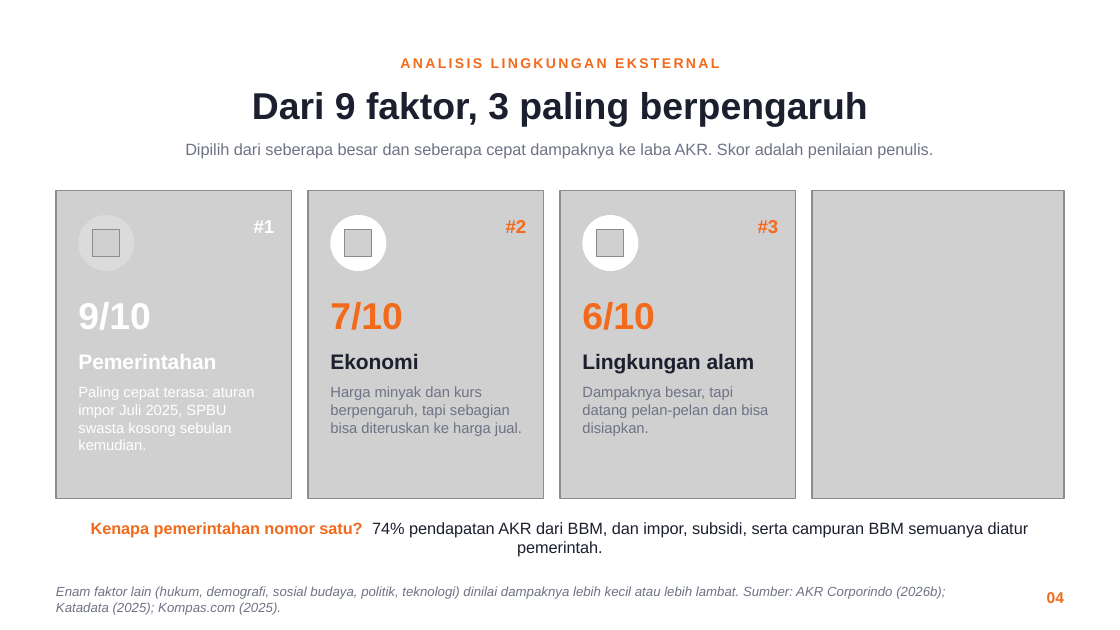
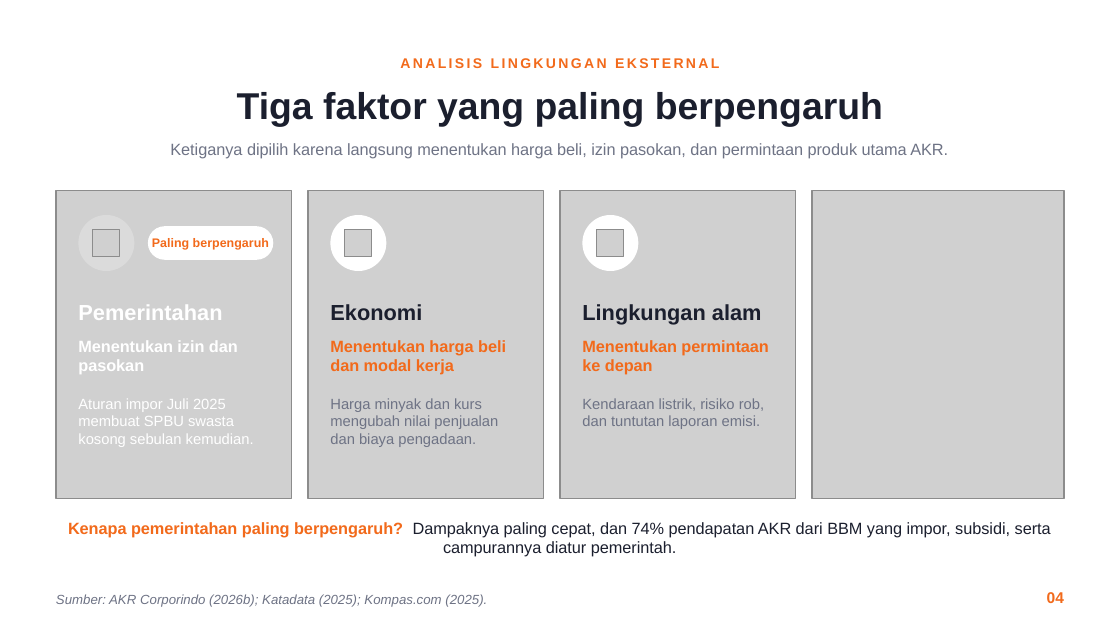
Before and after one commit to aslihabnuri/Dom-Manipulation, a slide deck: slide 4 of output-paper-GBE/Presentasi GBE - Aulia Sisca Rahmadiyanti - SEMBA 51A - PT AKR Corporindo Tbk.pptx. Drawn at 1120x630 pixels with LibreOffice and Linux fonts; fonts in the diff are those of the drawing; grey boxes stand for pictures; background and template pictures are left out. Boxes give left, top, right and bottom in pixels: in the first picture for what was removed or moved away, otherwise in the second. Text is boxed around its words. In the diff, an @@ line names an element or a change of style, - is before the commit and + after.

```diff
--- a/output-paper-GBE/Presentasi GBE - Aulia Sisca Rahmadiyanti - SEMBA 51A - PT AKR Corporindo Tbk.pptx
+++ b/output-paper-GBE/Presentasi GBE - Aulia Sisca Rahmadiyanti - SEMBA 51A - PT AKR Corporindo Tbk.pptx
@@ text at [237, 92, 883, 126]: text changed @@
-Dari 9 faktor, 3 paling berpengaruh
+Tiga faktor yang paling berpengaruh
@@ text at [170, 143, 948, 159]: text changed @@
-Dipilih dari seberapa besar dan seberapa cepat dampaknya ke laba AKR. Skor adalah penilaian penulis.
+Ketiganya dipilih karena langsung menentukan harga beli, izin pasokan, dan permintaan produk utama AKR.
@@ rounded rectangle added at [148, 226, 273, 260], fill #FFFFFF @@
@@ text added at [152, 238, 269, 250], 8 pt, text #F26A1B, bold @@
+Paling berpengaruh
@@ text removed at [254, 221, 275, 233] @@
-#1
@@ text removed at [506, 220, 527, 233] @@
-#2
@@ text removed at [758, 220, 779, 233] @@
-#3
@@ text "Pemerintahan": place and size @@
-text "Pemerintahan" at [78, 354, 216, 369]
+text "Pemerintahan" at [78, 305, 222, 320]
@@ text "Ekonomi": place and size @@
-text "Ekonomi" at [330, 354, 418, 369]
+text "Ekonomi" at [330, 304, 422, 320]
@@ size 13.5 to 14 pt in 3 elements at [78, 305, 222, 320], [330, 304, 422, 320], [582, 304, 762, 324] @@
@@ text "Lingkungan alam": place and size @@
-text "Lingkungan alam" at [582, 354, 755, 373]
+text "Lingkungan alam" at [582, 304, 762, 324]
@@ text removed at [78, 302, 151, 329] @@
-9/10
@@ text removed at [330, 302, 403, 330] @@
-7/10
@@ text removed at [582, 302, 655, 330] @@
-6/10
@@ text added at [78, 341, 238, 374], 10.5 pt, text #FFFFFF, bold @@
+Menentukan izin dan pasokan
@@ text added at [330, 340, 506, 375], 10.5 pt, text #F26A1B, bold @@
+Menentukan harga beli dan modal kerja
@@ text added at [582, 340, 768, 375], 10.5 pt, text #F26A1B, bold @@
+Menentukan permintaan ke depan
@@ text removed at [582, 386, 768, 436] @@
-Dampaknya besar, tapi datang pelan-pelan dan bisa disiapkan.
@@ text at [78, 399, 254, 447]: text changed @@
-Paling cepat terasa: aturan impor Juli 2025, SPBU swasta kosong sebulan kemudian.
+Aturan impor Juli 2025 membuat SPBU swasta kosong sebulan kemudian.
@@ text at [330, 398, 498, 447]: text changed @@
-Harga minyak dan kurs berpengaruh, tapi sebagian bisa diteruskan ke harga jual.
+Harga minyak dan kurs mengubah nilai penjualan dan biaya pengadaan.
@@ text added at [582, 398, 764, 429], 9.5 pt, text #6E7385 @@
+Kendaraan listrik, risiko rob, dan tuntutan laporan emisi.
@@ text at [68, 522, 1051, 557]: text changed @@
-Kenapa pemerintahan nomor satu? 74% pendapatan AKR dari BBM, dan impor, subsidi, serta campuran BBM semuanya diatur pemerintah.
+Kenapa pemerintahan paling berpengaruh? Dampaknya paling cepat, dan 74% pendapatan AKR dari BBM yang impor, subsidi, serta campurannya diatur pemerintah.
@@ text at [56, 594, 487, 607]: text changed @@
-Enam faktor lain (hukum, demografi, sosial budaya, politik, teknologi) dinilai dampaknya lebih kecil atau lebih lambat. Sumber: AKR Corporindo (2026b); Katadata (2025); Kompas.com (2025).
+Sumber: AKR Corporindo (2026b); Katadata (2025); Kompas.com (2025).
```
Also in this commit, not shown: 3 other files.
